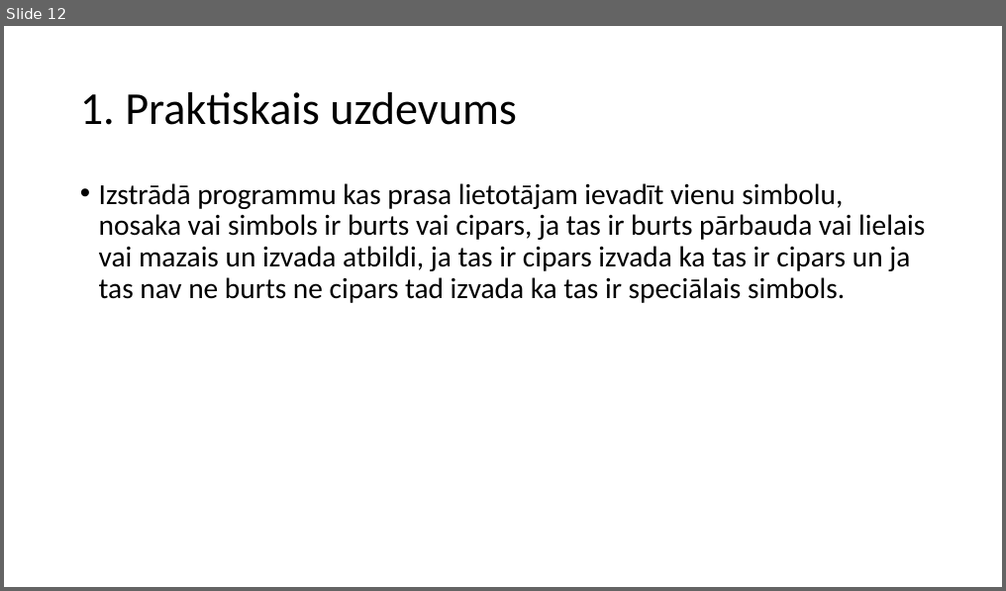
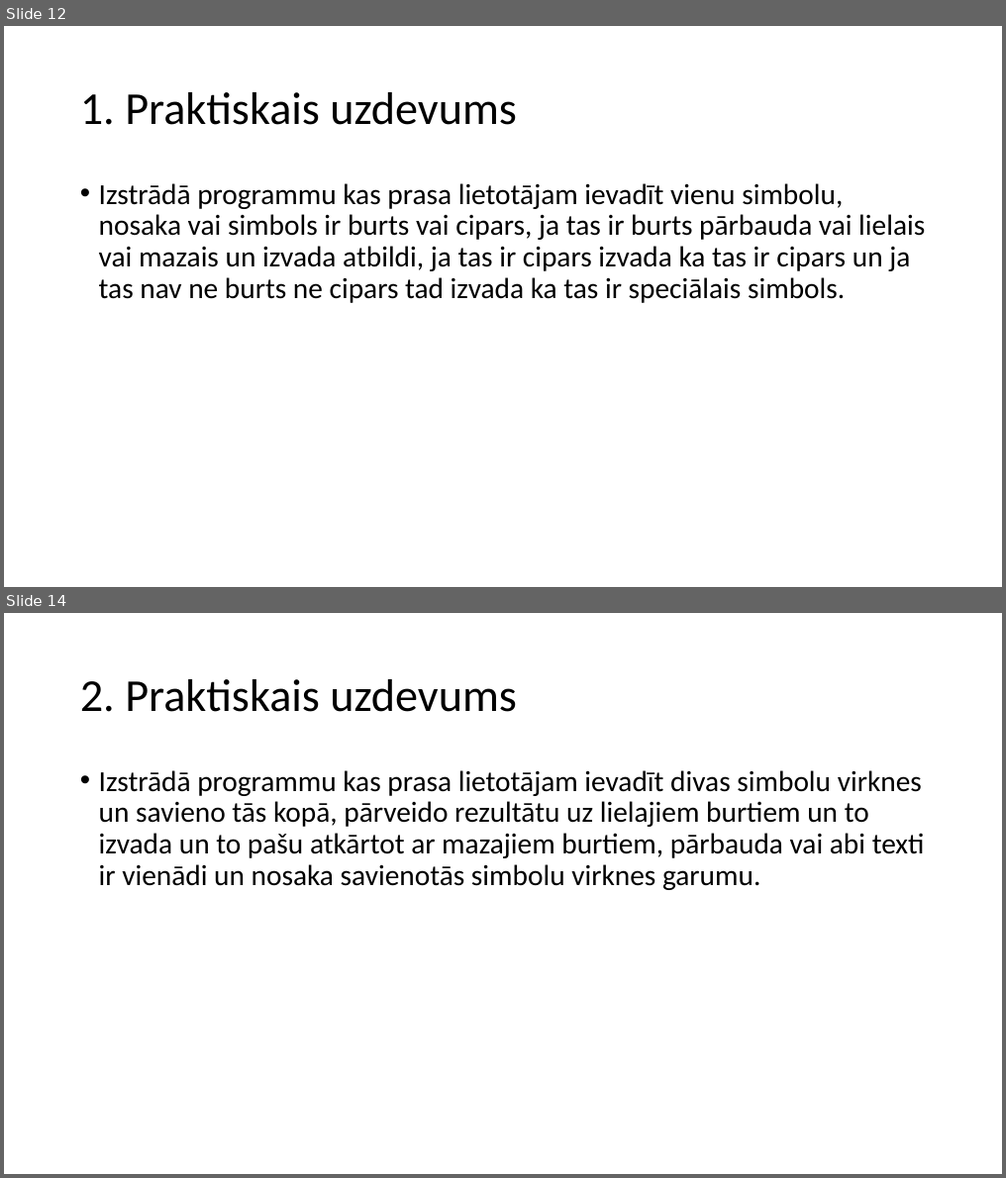
Before and after one commit to minime556/Eksamens, a slide deck: MacibuMaterialsProgEks.pptx. Shown one above the other, each under a label of ours: slide 12 before the commit, slides 12 and 14 after it; the slides between them are not shown. The pictures are 1006x591 and 1006x1178 pixels, drawn with LibreOffice and Linux fonts; fonts in the diff are those of the drawing. Boxes give left, top, right and bottom in pixels: in the first picture for what was removed or moved away, otherwise in the second. Text is boxed around its words. In the diff, an @@ line names an element or a change of style, - is before the commit and + after.

```diff
--- a/MacibuMaterialsProgEks.pptx
+++ b/MacibuMaterialsProgEks.pptx
@@ slide 14 added at bbox=[4, 613, 1002, 1174], background #FFFFFF @@
@@ title added at bbox=[80, 679, 517, 712], 44 pt, text #000000 @@
+2. Praktiskais uzdevums
@@ text added at bbox=[99, 770, 925, 890], 28 pt, text #000000 @@
+• Izstrādā programmu kas prasa lietotājam ievadīt divas simbolu virknes un savieno tās kopā, pārveido rezultātu uz lielajiem burtiem un to izvada un to pašu atkārtot ar mazajiem burtiem, pārbauda vai abi texti ir vienādi un nosaka savienotās simbolu virknes garumu.
```
Also in this commit, not shown: 1 slide changed, 3 other slides added, 3 other files.
